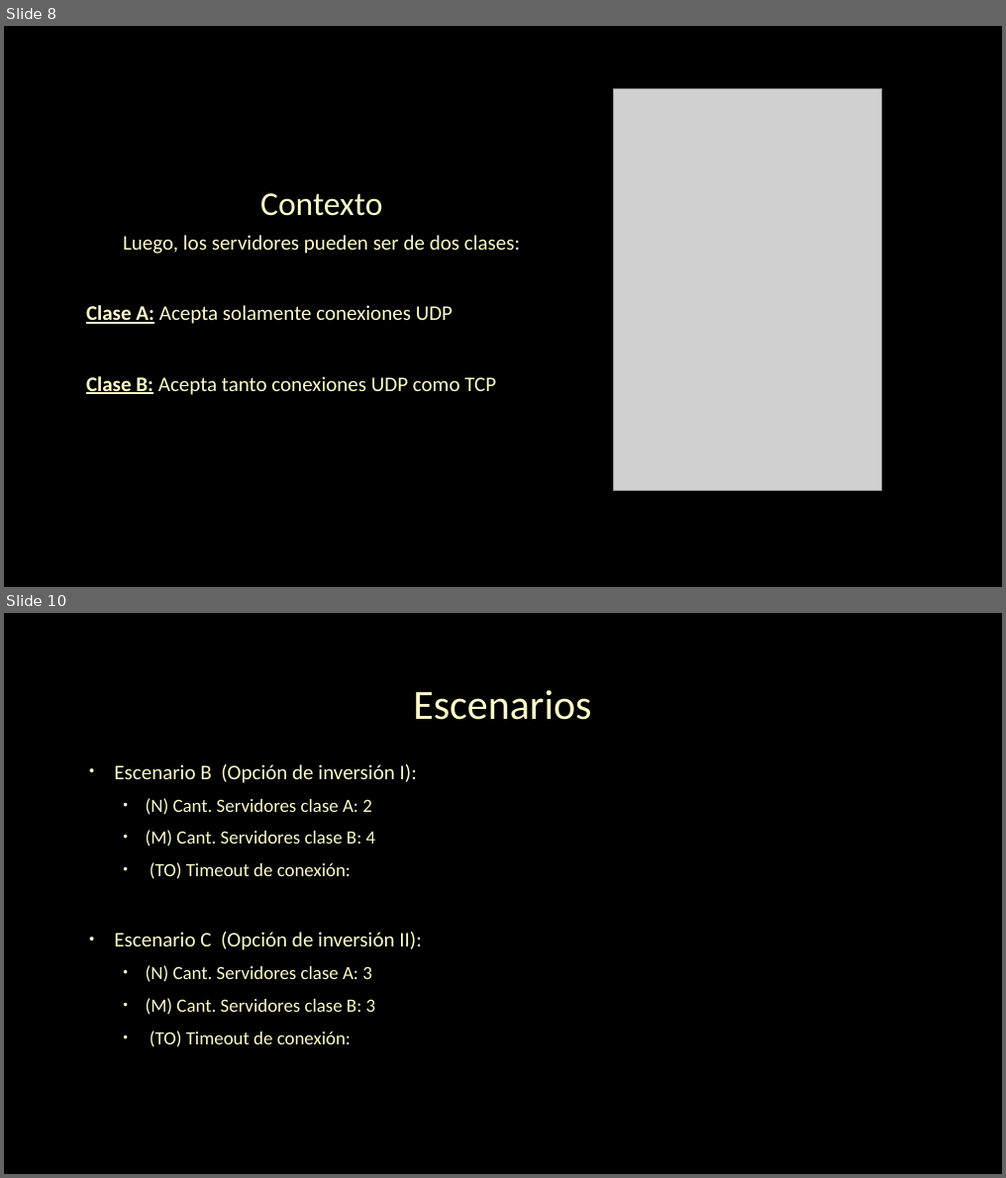
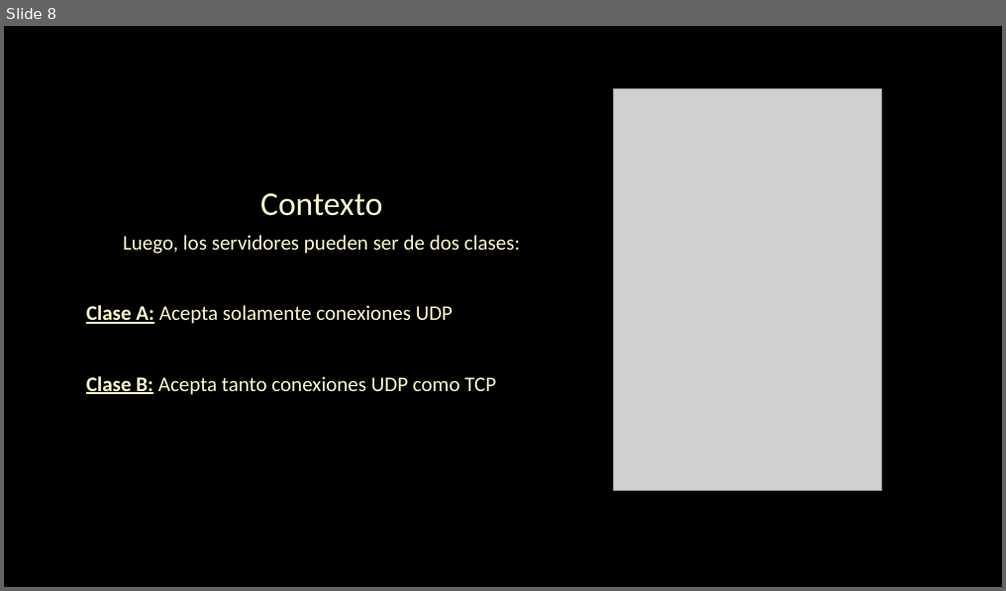
Before and after one commit to GFCACACE/propuesta-simulacion, a slide deck: docs/TP5_Simulacion_Grupo4.pptx. Shown one above the other, each under a label of ours: slides 8 and 10 before the commit, slide 8 after it; the slides between them are not shown. The pictures are 1006x1178 and 1006x591 pixels, drawn with LibreOffice and Linux fonts; fonts in the diff are those of the drawing; grey boxes stand for pictures; background and template pictures are left out. Boxes give left, top, right and bottom in pixels: in the first picture for what was removed or moved away, otherwise in the second. Text is boxed around its words. In the diff, an @@ line names an element or a change of style, - is before the commit and + after.

```diff
--- a/docs/TP5_Simulacion_Grupo4.pptx
+++ b/docs/TP5_Simulacion_Grupo4.pptx
@@ slide 10 removed at (4,613,1002,1174), background picture (left out) @@
@@ title removed at (413,690,591,720) @@
-Escenarios
@@ text removed at (114,764,422,1048) @@
-• Escenario B (Opción de inversión I):
-  • (N) Cant. Servidores clase A: 2
-  • (M) Cant. Servidores clase B: 4
-  • (TO) Timeout de conexión:
-• Escenario C (Opción de inversión II):
-  • (N) Cant. Servidores clase A: 3
-  • (M) Cant. Servidores clase B: 3
-  • (TO) Timeout de conexión:
```
Also in this commit, not shown: 2 slides changed, 1 other file.
